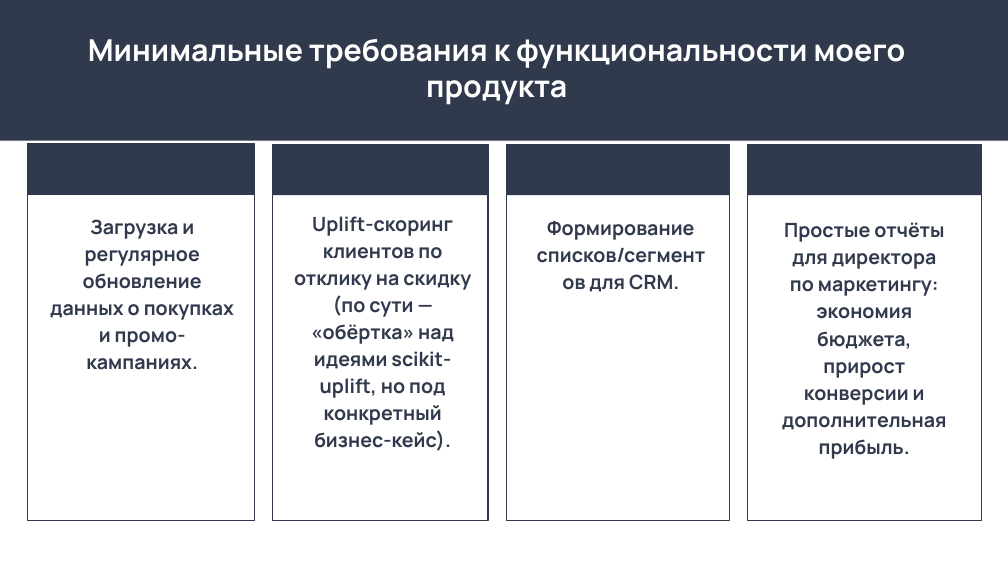
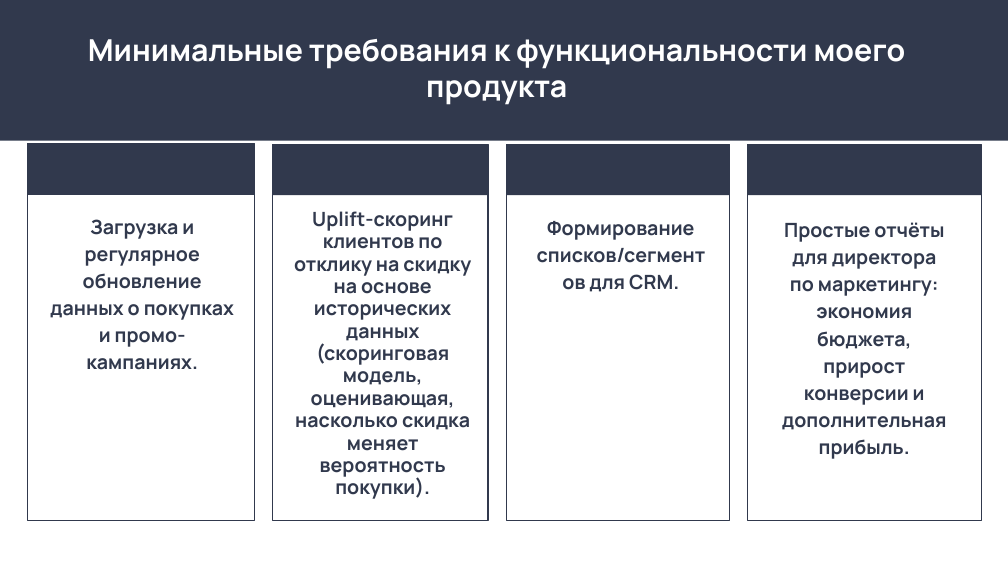
Before and after one commit to boiarchuk-a/Data-project, a slide deck: slide 2 of Product benchmarking/product benchmarking.pptx. Drawn at 1008x567 pixels with LibreOffice and Linux fonts; fonts in the diff are those of the drawing. Boxes give left, top, right and bottom in pixels: in the first picture for what was removed or moved away, otherwise in the second. Text is boxed around its words. In the diff, an @@ line names an element or a change of style, - is before the commit and + after.

```diff
--- a/Product benchmarking/product benchmarking.pptx
+++ b/Product benchmarking/product benchmarking.pptx
@@ text at [294,211,471,499]: text changed @@
-Uplift-скоринг клиентов по отклику на скидку (по сути — «обёртка» над идеями scikit-uplift, но под конкретный бизнес-кейс).
+Uplift-скоринг клиентов по отклику на скидку на основе исторических данных (скоринговая модель, оценивающая, насколько скидка меняет вероятность покупки).
```
Also in this commit, not shown: 1 other slide changed, 1 slide added, 1 slide removed, 2 other files.
